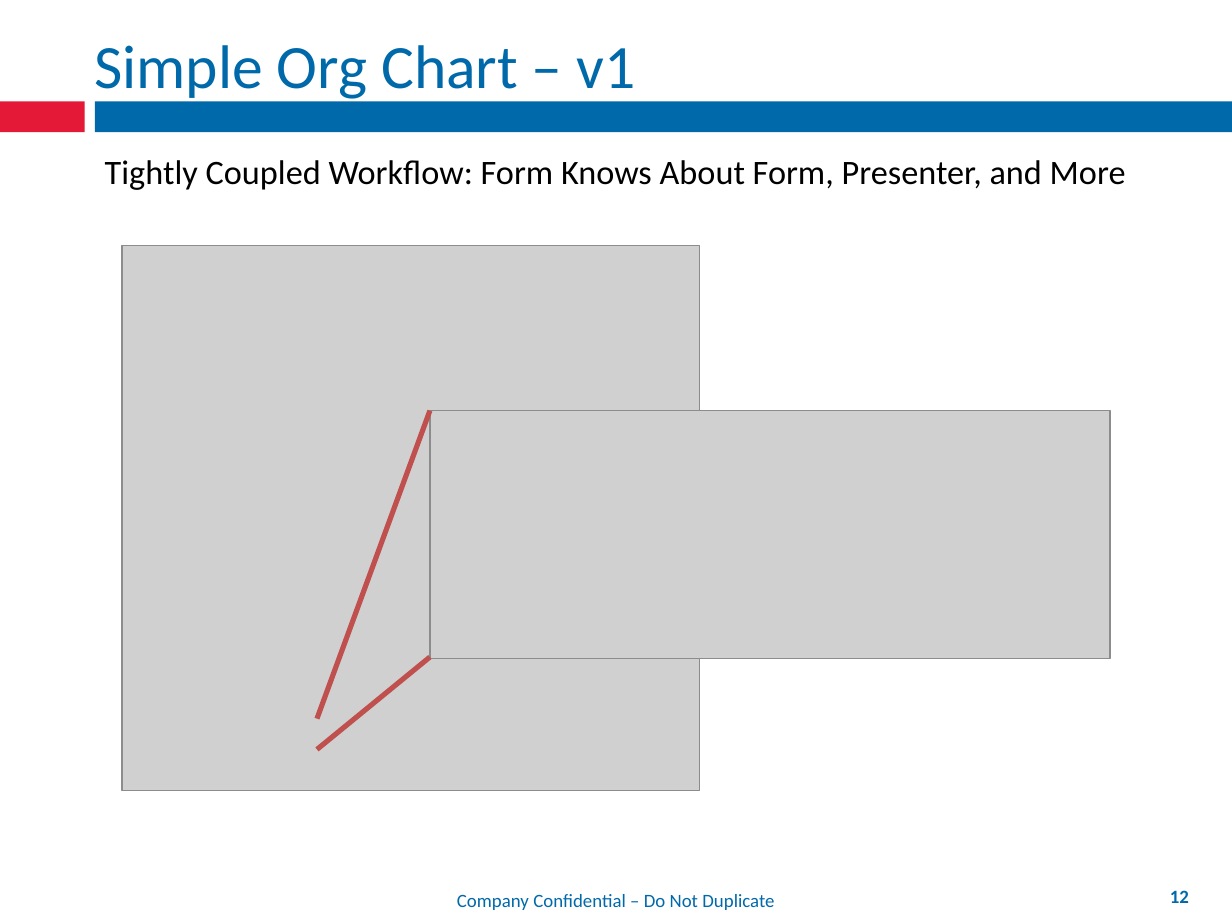
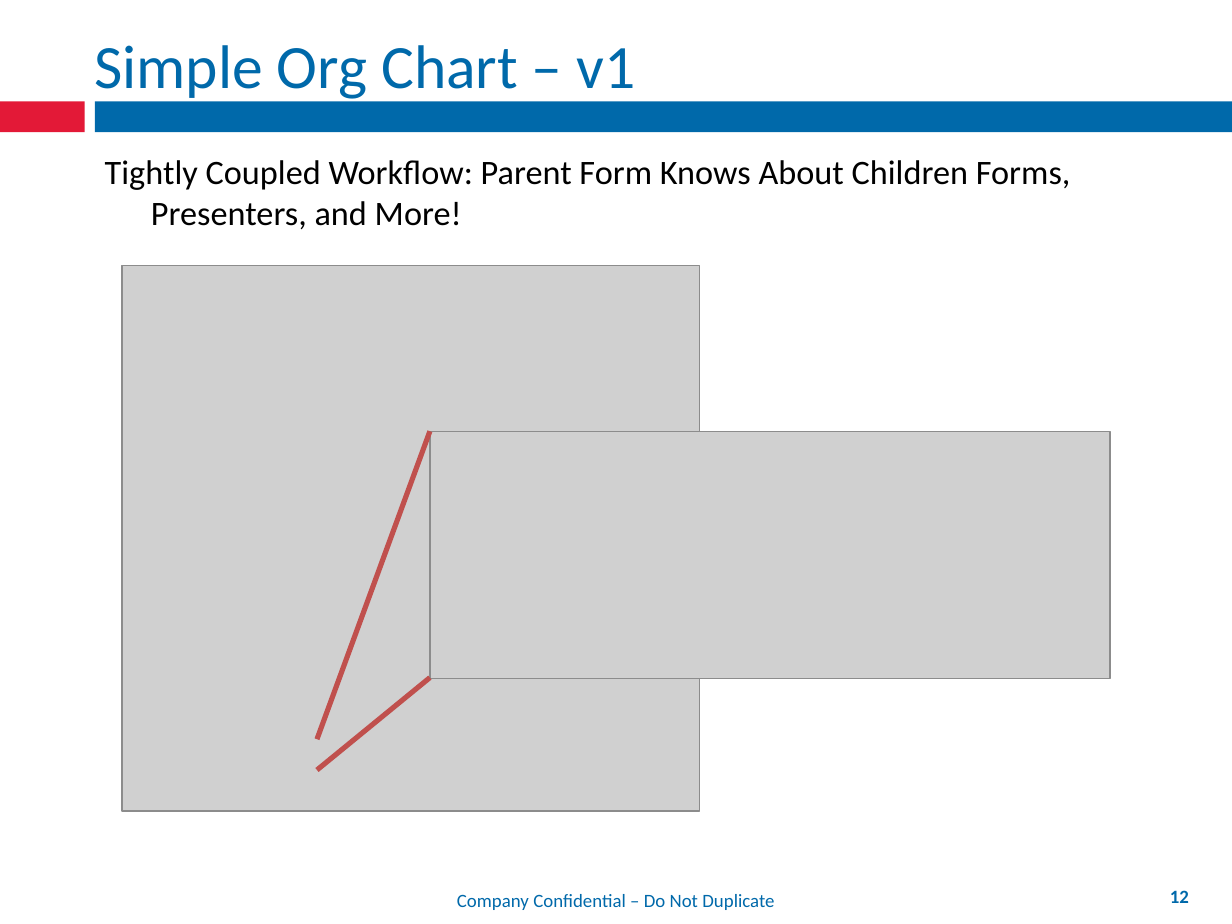
Before and after one commit to mxriverlynn/presentations-and-training, a slide deck: slide 12 of Decoupling Workflow With App Controler/Decoupling Workflow From Forms.pptx. Drawn at 1232x924 pixels with LibreOffice and Linux fonts; fonts in the diff are those of the drawing; grey boxes stand for pictures; background and template pictures are left out. Boxes give left, top, right and bottom in pixels: in the first picture for what was removed or moved away, otherwise in the second. Text is boxed around its words. In the diff, an @@ line names an element or a change of style, - is before the commit and + after.

Commit message:
more detail about bad coupling in v1 of sample software

```diff
--- a/Decoupling Workflow With App Controler/Decoupling Workflow From Forms.pptx
+++ b/Decoupling Workflow With App Controler/Decoupling Workflow From Forms.pptx
@@ text at (105, 160, 1071, 229): text changed @@
-Tightly Coupled Workflow: Form Knows About Form, Presenter, and More
+Tightly Coupled Workflow: Parent Form Knows About Children Forms, Presenters, and More!
@@ 2 pictures, 2 lines: place and size @@
-2 pictures, 2 lines at (122, 245, 1110, 791)
+2 pictures, 2 lines at (122, 266, 1110, 812)
```
Also in this commit, not shown: 1 other slide changed, 3 slides added, 1 other file.
